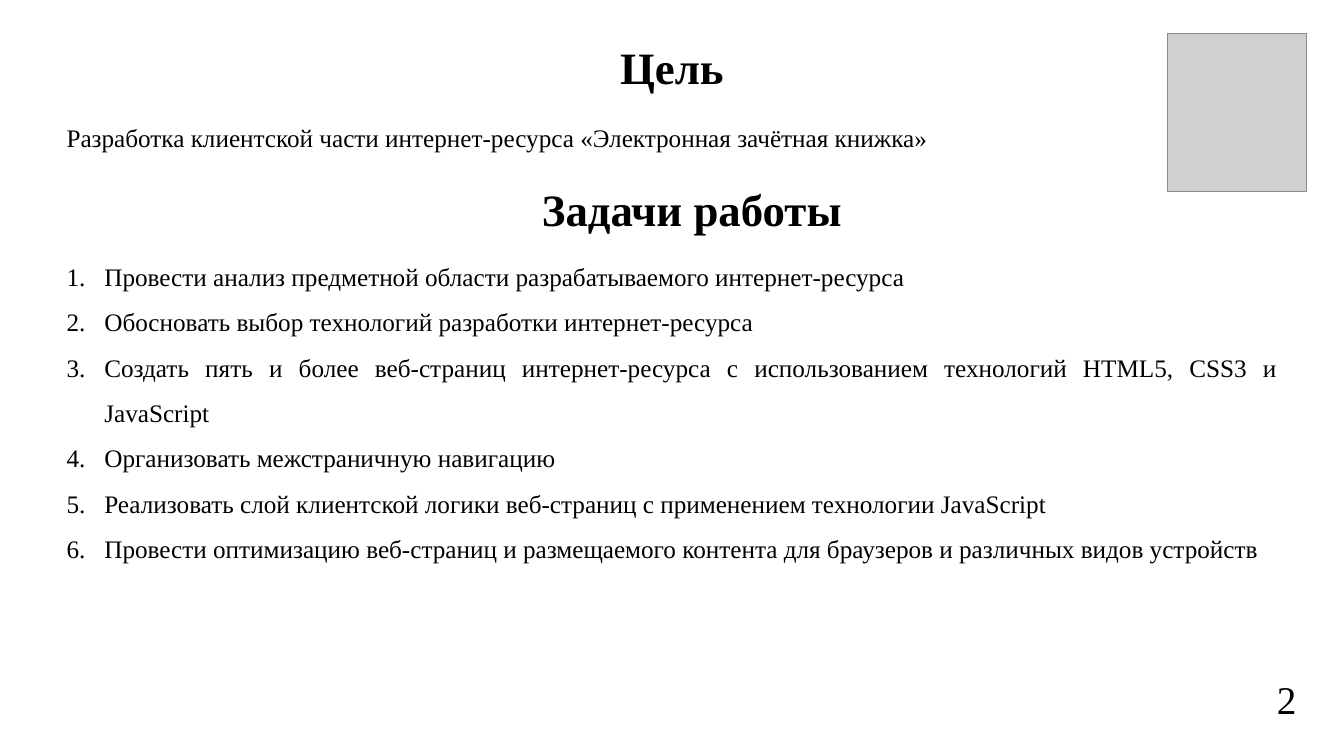
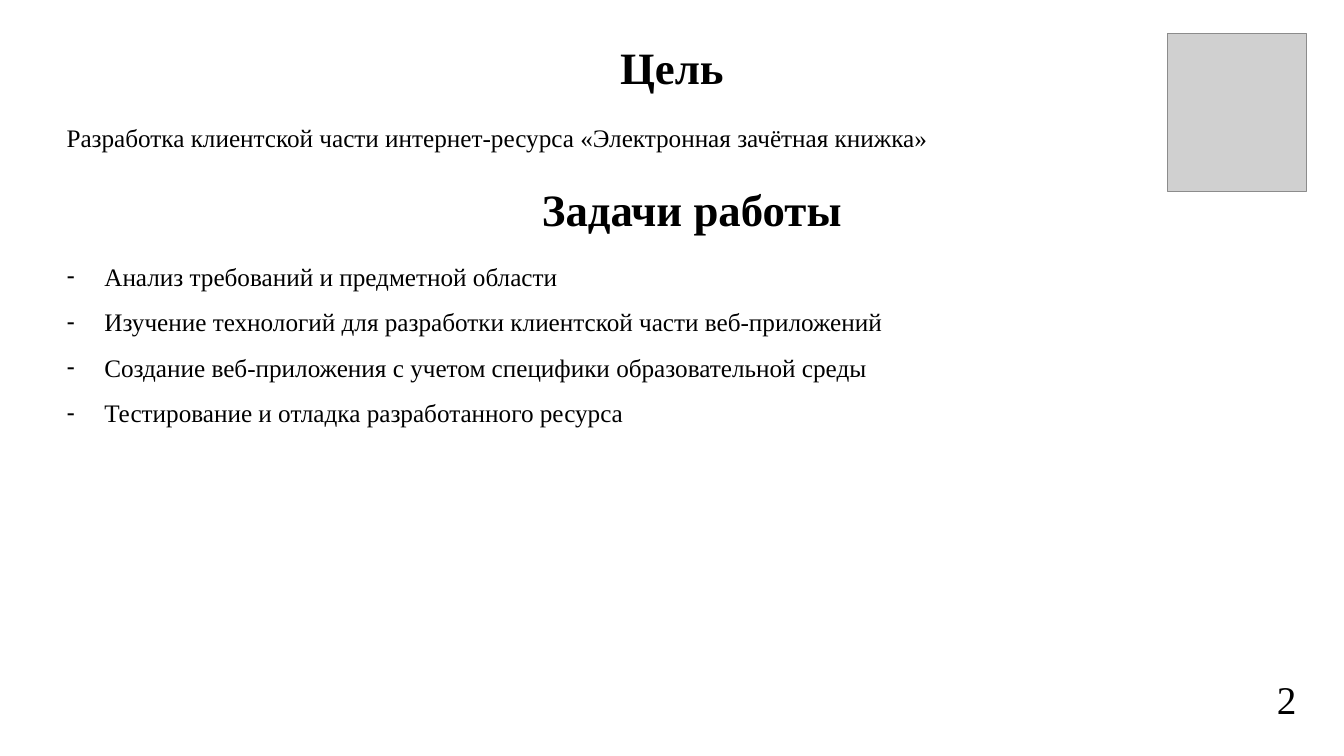
Before and after one commit to webanetStorm/PiRKCHIR_webanet, a slide deck: slide 2 of Курсовая работа/БАК/Яскевич_презентация.pptx. Drawn at 1344x756 pixels with LibreOffice and Linux fonts; fonts in the diff are those of the drawing; grey boxes stand for pictures. Boxes give left, top, right and bottom in pixels: in the first picture for what was removed or moved away, otherwise in the second. Text is boxed around its words. In the diff, an @@ line names an element or a change of style, - is before the commit and + after.

```diff
--- a/Курсовая работа/БАК/Яскевич_презентация.pptx
+++ b/Курсовая работа/БАК/Яскевич_презентация.pptx
@@ text at (x1=104, y1=268, x2=882, y2=428): text changed @@
-1. Провести анализ предметной области разрабатываемого интернет-ресурса
-2. Обосновать выбор технологий разработки интернет-ресурса
-3. Создать пять и более веб-страниц интернет-ресурса с использованием технологий HTML5, CSS3 и JavaScript
-4. Организовать межстраничную навигацию
-5. Реализовать слой клиентской логики веб-страниц с применением технологии JavaScript
-6. Провести оптимизацию веб-страниц и размещаемого контента для браузеров и различных видов устройств
+– Анализ требований и предметной области
+– Изучение технологий для разработки клиентской части веб-приложений
+– Создание веб-приложения с учетом специфики образовательной среды
+– Тестирование и отладка разработанного ресурса
```
Also in this commit, not shown: 1 other slide changed.
